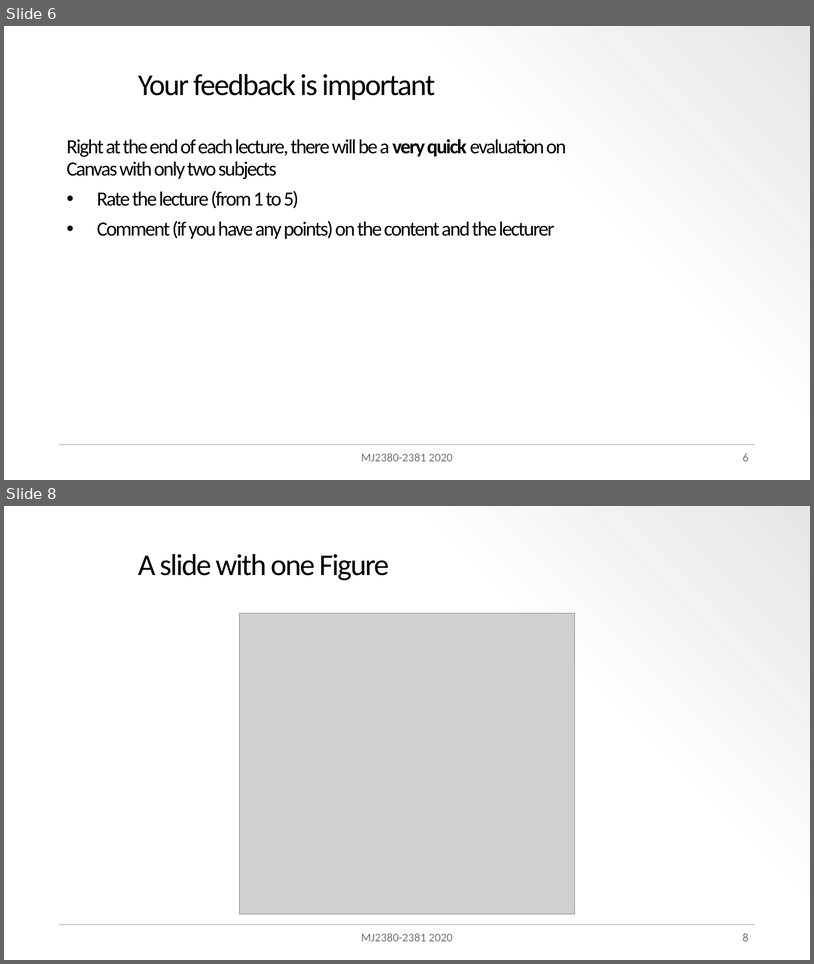
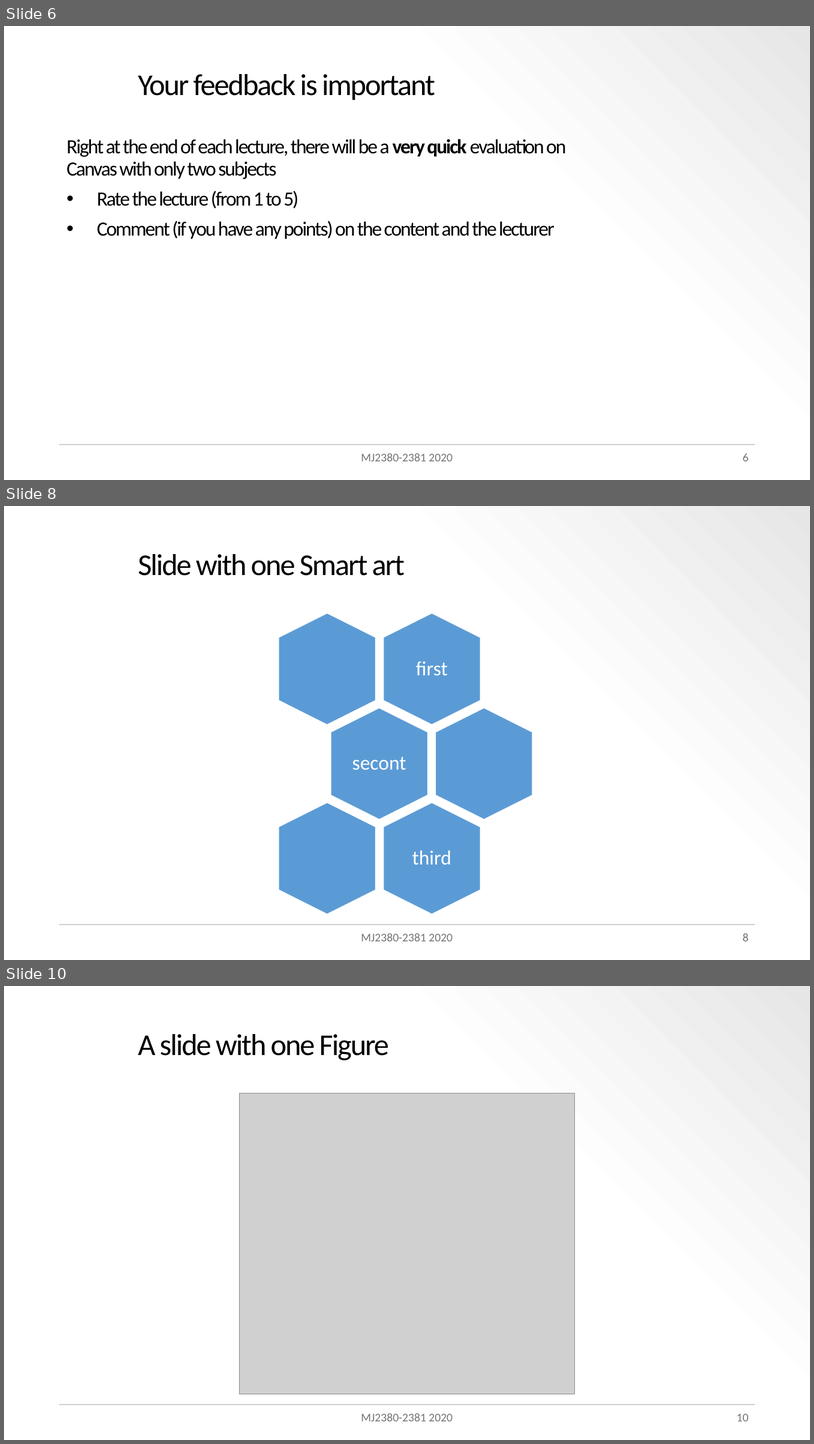
Before and after one commit to lorenzo-sani/teaching_kit, a slide deck: files/ppt_demo.pptx. Shown one above the other, each under a label of ours: slides 6 and 8 before the commit, slides 6, 8 and 10 after it; the slides between them are not shown. The pictures are 814x964 and 814x1444 pixels, drawn with LibreOffice and Linux fonts; fonts in the diff are those of the drawing; grey boxes stand for pictures; background and template pictures are left out. Boxes give left, top, right and bottom in pixels: in the first picture for what was removed or moved away, otherwise in the second. Text is boxed around its words. In the diff, an @@ line names an element or a change of style, - is before the commit and + after.

```diff
--- a/files/ppt_demo.pptx
+++ b/files/ppt_demo.pptx
@@ slide 8 added at <box>4,506,810,960</box>, background gradient #FFFFFF to #FDFDFD to #E7E6E6; not listed: 1 template element that a slide beside it also shows @@
@@ title added at <box>138,554,405,576</box>, 36 pt, text #000000 @@
+Slide with one Smart art
@@ group added at <box>279,613,533,914</box>: 6 hexagons, 3 texts @@
+first
+secont
+third
@@ text added at <box>361,933,453,941</box>, 14 pt, text #767171 @@
+MJ2380-2381 2020
@@ page number added at <box>743,933,749,941</box>, 14 pt, text #767171 @@
+8
@@ what was slide 8 is now slide 10 @@
@@ page number at <box>737,1413,749,1421</box>: text changed @@
-8
+10
```
Also in this commit, not shown: 1 slide changed, 1 other slide added, 9 other files.
